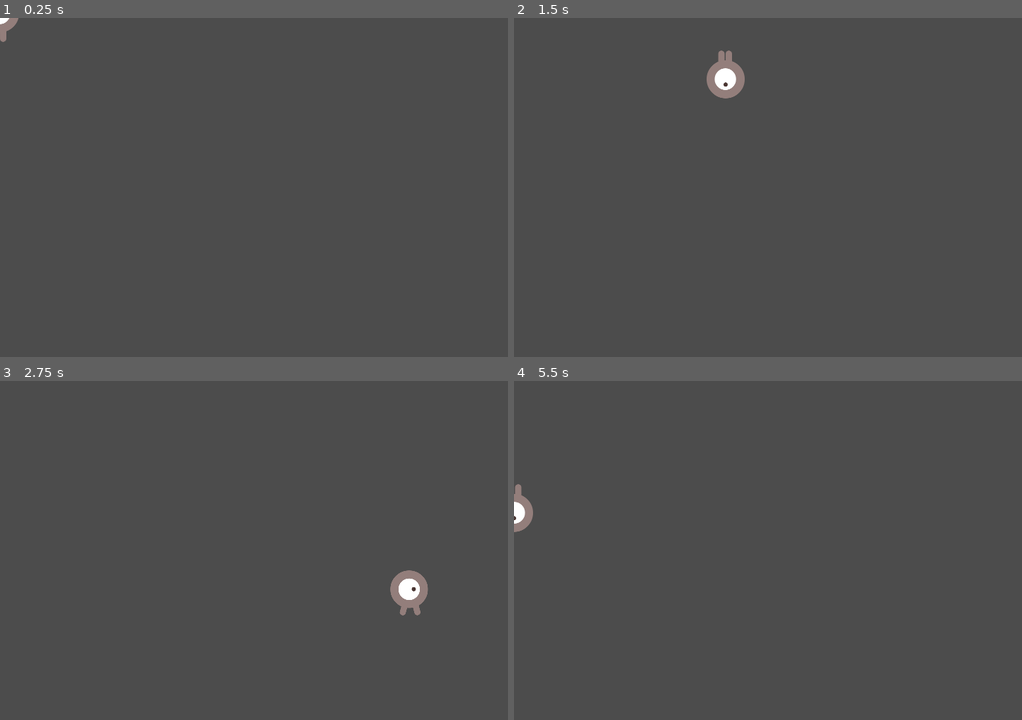
Above: before the commit, frames 1-4 (two rows, left to right).
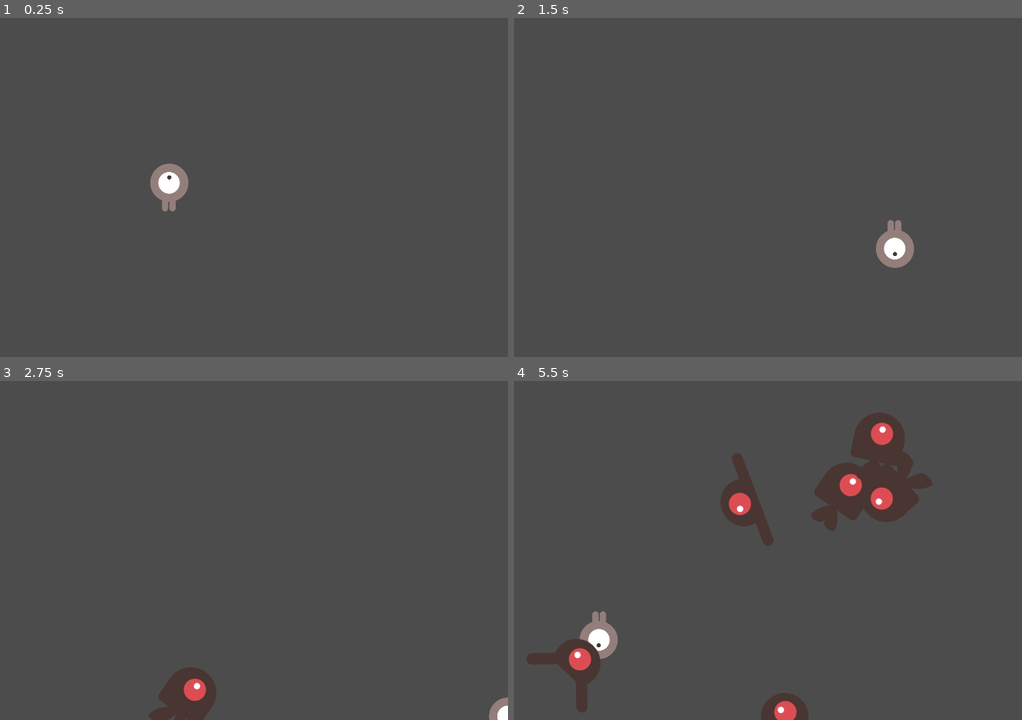
Above: after the commit, the same moments.

Repository: maciek-dwarf/GodotFirstProject
Game: Godot game, scene res://Main.tscn
Same seed, same stepped clock (60 frames per second), same inputs: the game is played once before the commit and once after it. Before the commit the project starts from res://Player.tscn.
Inputs:
- Up to frame 1 (0.25 s): no input
- Up to frame 2 (1.5 s): tap Enter at 0.5 s; hold D (move_right) 0.53-1.28 s; hold S (move_down) from 1.28 s (still down)
- Up to frame 3 (2.75 s): release S (move_down) at 2.03 s; hold D (move_right) from 2.03 s (still down)
- Up to frame 4 (5.5 s): release D (move_right) at 2.78 s; hold W (move_up) 2.78-3.53 s; hold A (move_left) 3.53-5.03 s; hold S (move_down) from 5.03 s (still down)

The runs differ from the first frame. In frame 1, 0.9% of the frame differs, in the area x 0-38%, y 0-58%; in frame 2, 1.5%; in frame 3, 2.3%; in frame 4, 8.2%, in the area x 0-83%, y 9-100%.

Commit message:
fix for main

Diff:
--- a/Main.tscn
+++ b/Main.tscn
@@ -34,7 +34,7 @@
 curve = SubResource( 1 )
 
 [node name="MobSpawnLocation" type="PathFollow2D" parent="MobPath"]
-position = Vector2( -412.71, -326.269 )
+position = Vector2( -408, -338 )
 rotation = 0.00958547
 
 [connection signal="hit" from="Player" to="." method="game_over"]
--- a/project.godot
+++ b/project.godot
@@ -11,7 +11,7 @@
 [application]
 
 config/name="1project"
-run/main_scene="res://Player.tscn"
+run/main_scene="res://Main.tscn"
 config/icon="res://icon.png"
 
 [display]
